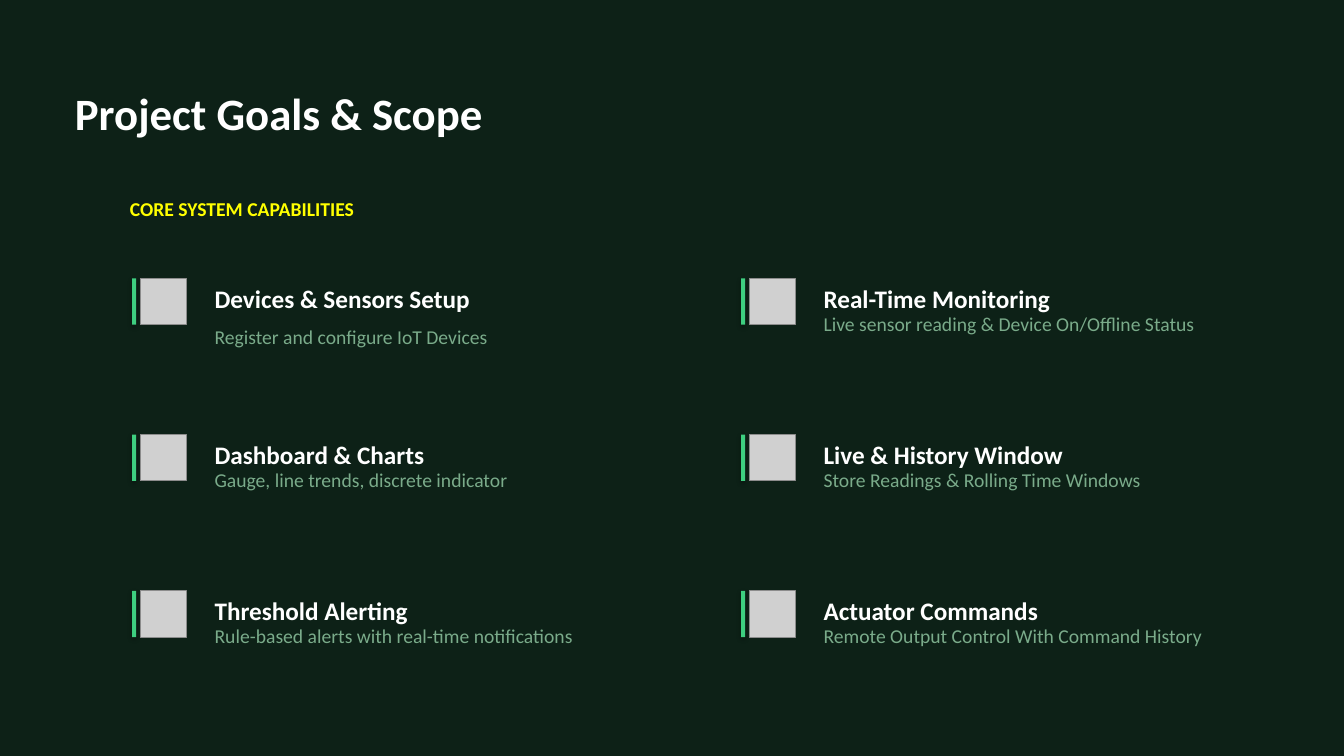
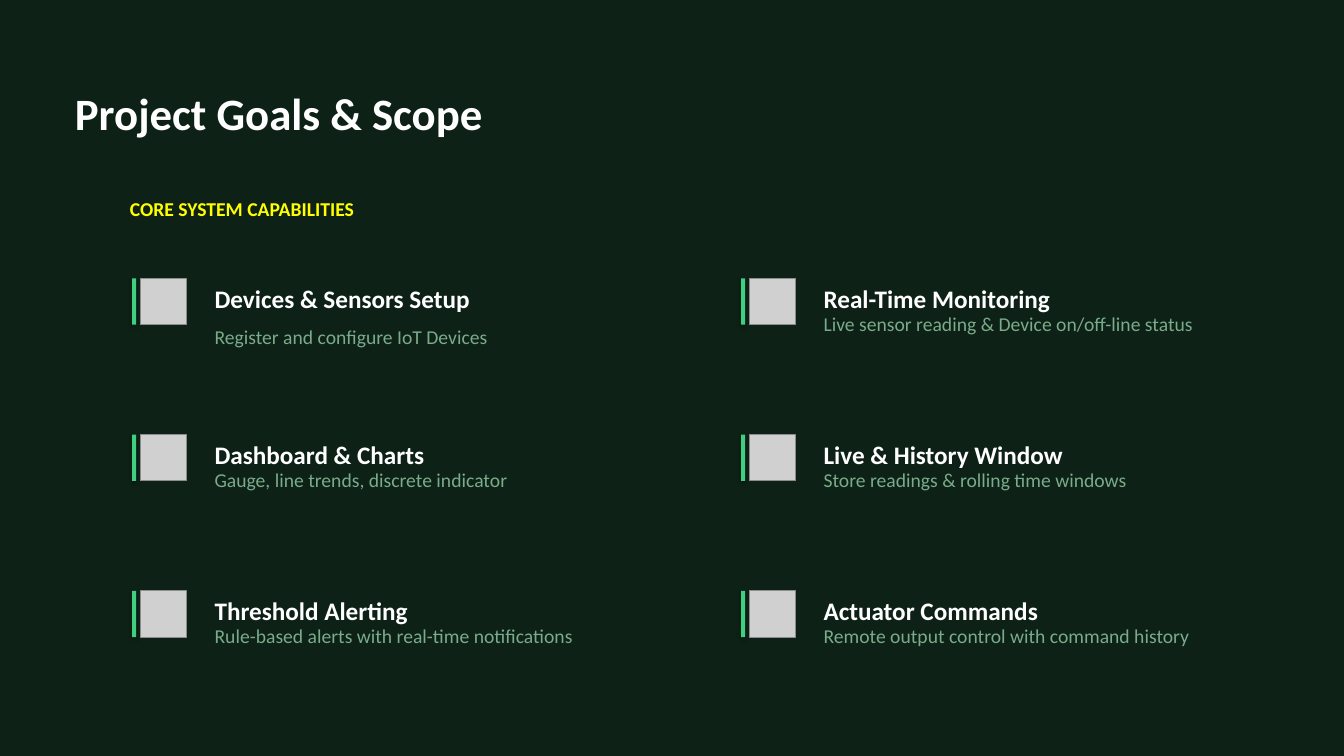
Before and after one commit to TranRTC/capstone_project, a slide deck: slide 4 of Documents/Presentation/Capstone Project Presentation.pptx. Drawn at 1344x756 pixels with LibreOffice and Linux fonts; fonts in the diff are those of the drawing; grey boxes stand for pictures. Boxes give left, top, right and bottom in pixels: in the first picture for what was removed or moved away, otherwise in the second. Text is boxed around its words. In the diff, an @@ line names an element or a change of style, - is before the commit and + after.

Commit message:
working on the presentation

```diff
--- a/Documents/Presentation/Capstone Project Presentation.pptx
+++ b/Documents/Presentation/Capstone Project Presentation.pptx
@@ text at bbox=[824, 317, 1193, 335]: text changed @@
-Live sensor reading & Device On/Offline Status
+Live sensor reading & Device on/off-line status
@@ text at bbox=[824, 473, 1126, 491]: text changed @@
-Store Readings & Rolling Time Windows
+Store readings & rolling time windows
@@ text at bbox=[824, 629, 1189, 646]: text changed @@
-Remote Output Control With Command History
+Remote output control with command history
```
Also in this commit, not shown: 8 other slides changed, 5 other files.
